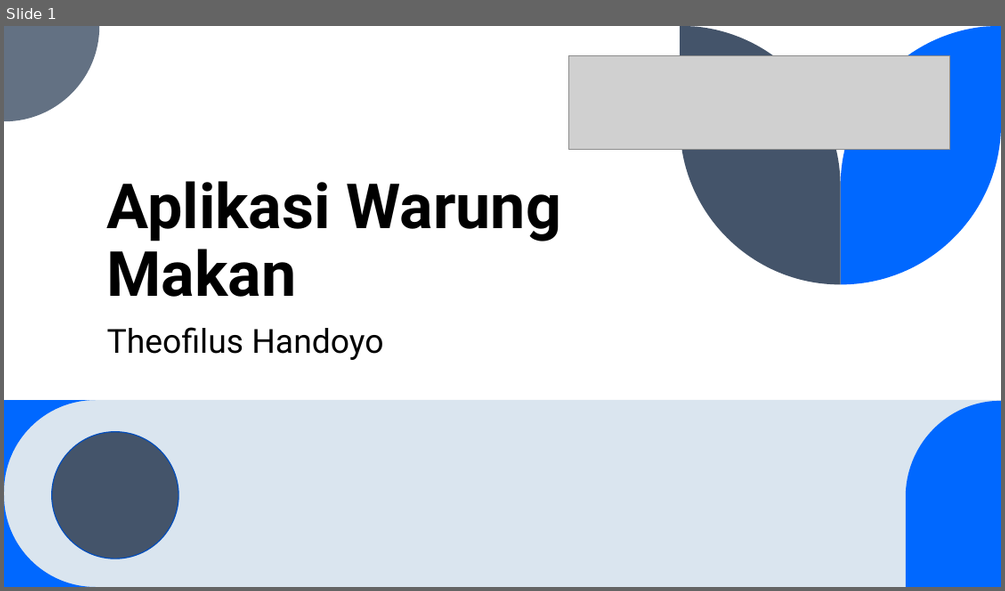
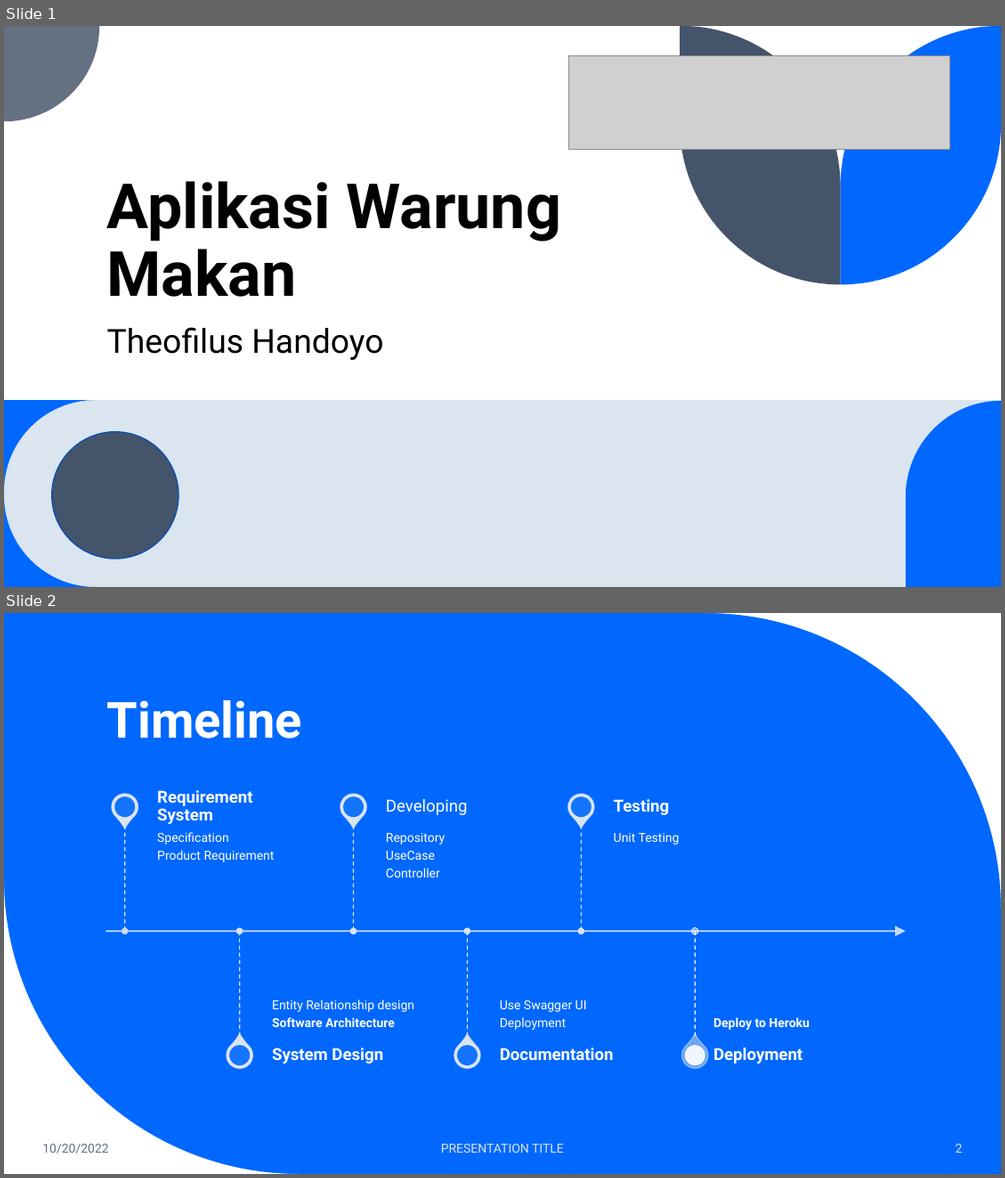
Before and after one commit to Theofilush/warung-makan, a slide deck: documentation/Aplikasi Warung Makan.pptx. Shown one above the other, each under a label of ours: slide 1 before the commit, slides 1 and 2 after it. The pictures are 1005x591 and 1005x1178 pixels, drawn with LibreOffice and Linux fonts; fonts in the diff are those of the drawing; grey boxes stand for pictures. Boxes give left, top, right and bottom in pixels: in the first picture for what was removed or moved away, otherwise in the second. Text is boxed around its words. In the diff, an @@ line names an element or a change of style, - is before the commit and + after.

```diff
--- a/documentation/Aplikasi Warung Makan.pptx
+++ b/documentation/Aplikasi Warung Makan.pptx
@@ slide 2 added at box(4, 613, 1001, 1174), background #0068FF @@
@@ freeform shape added at box(705, 613, 1001, 908), fill #FFFFFF @@
@@ title added at box(107, 700, 302, 738), 48 pt, text #FFFFFF, bold @@
+Timeline
@@ freeform shape added at box(4, 878, 299, 1174), fill #FFFFFF @@
@@ group added at box(105, 788, 906, 1074): 12 ellipses, 12 texts, 6 teardrops, 6 lines, 1 arrow @@
+Specification
+Product Requirement
+Requirement System
+Entity Relationship design
+Software Architecture
+System Design
+Repository
+UseCase
+Controller
+Developing
+Use Swagger UI
+Deployment
+Documentation
+Unit Testing
+Testing
+Deploy to Heroku
+Deployment
@@ text added at box(42, 1143, 108, 1153), 12 pt, text #637183 @@
+10/20/2022
@@ text added at box(441, 1143, 564, 1152), 12 pt, text #DAE5EF @@
+PRESENTATION TITLE
@@ page number added at box(955, 1143, 963, 1152), 12 pt, text #DAE5EF @@
+2
```
Also in this commit, not shown: 10 slides changed, 6 other slides added, 4 slides removed, 13 other files.
